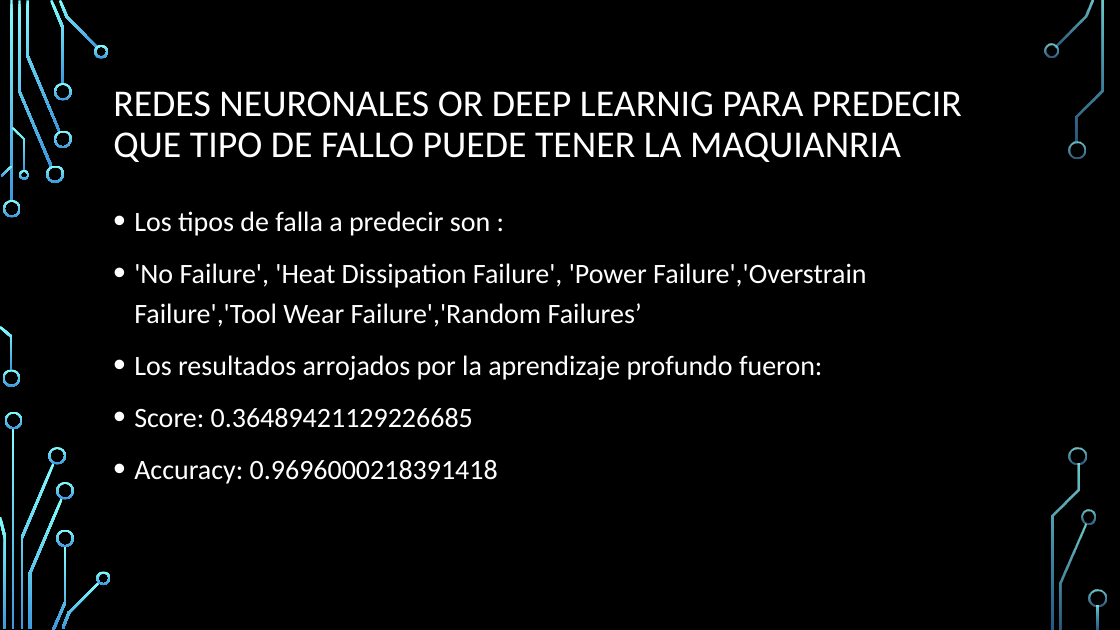
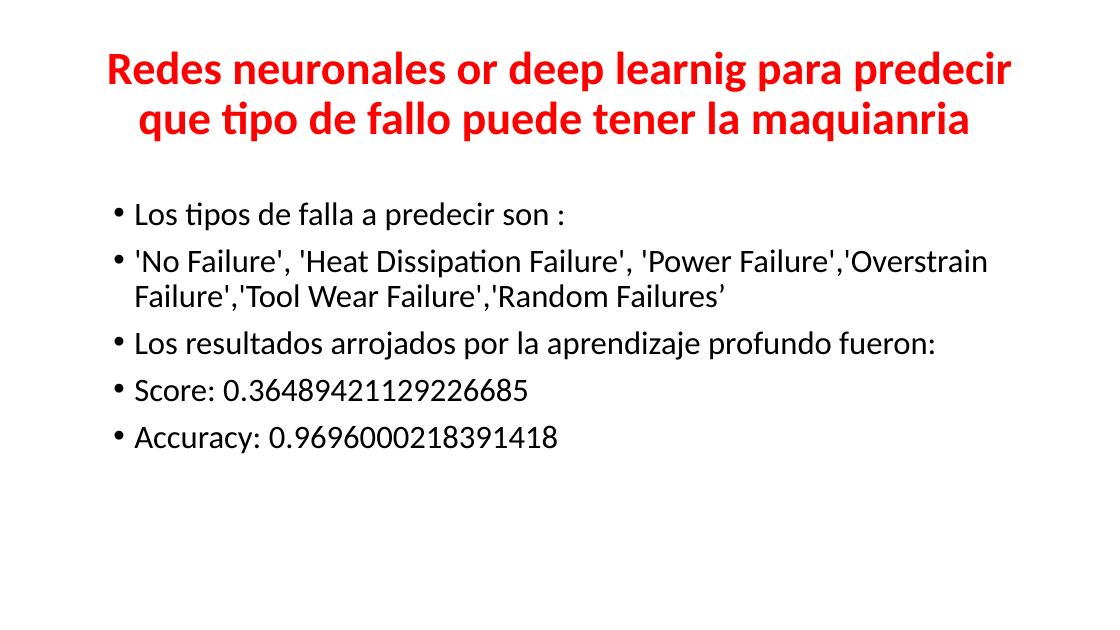
Before and after one commit to jhonnydss/Project_Maintenance, a slide deck: slide 17 of Proyecto_2.pptx (slide 16 before the commit). Drawn at 1120x630 pixels with LibreOffice and Linux fonts; fonts in the diff are those of the drawing; background and template pictures are left out. Boxes give left, top, right and bottom in pixels: in the first picture for what was removed or moved away, otherwise in the second. Text is boxed around its words. In the diff, an @@ line names an element or a change of style, - is before the commit and + after.

```diff
--- a/Proyecto_2.pptx
+++ b/Proyecto_2.pptx
@@ background picture (left out) to #FFFFFF @@
@@ title at (107,51,1012,142): text changed; size 32.4 to 39.6 pt; text colour #FFFFFF to #FF0000; bold on @@
-REDES NEURONALES OR DEEP LEARNIG PARA PREDECIR QUE TIPO DE FALLO PUEDE TENER LA MAQUIANRIA
+Redes neuronales or deep learnig para predecir que tipo de fallo puede tener la maquianria
@@ text "Los tipos de falla a ..." at (134,202,988,454): size 24 to 28 pt, text colour #FFFFFF to #000000; line spacing 1.2 to 0.9 @@
@@ group removed at (0,0,1107,630): 33 freeform shapes, 3 rectangles @@
```
Also in this commit, not shown: 15 other slides changed, 4 slides added, 1 slide removed.
